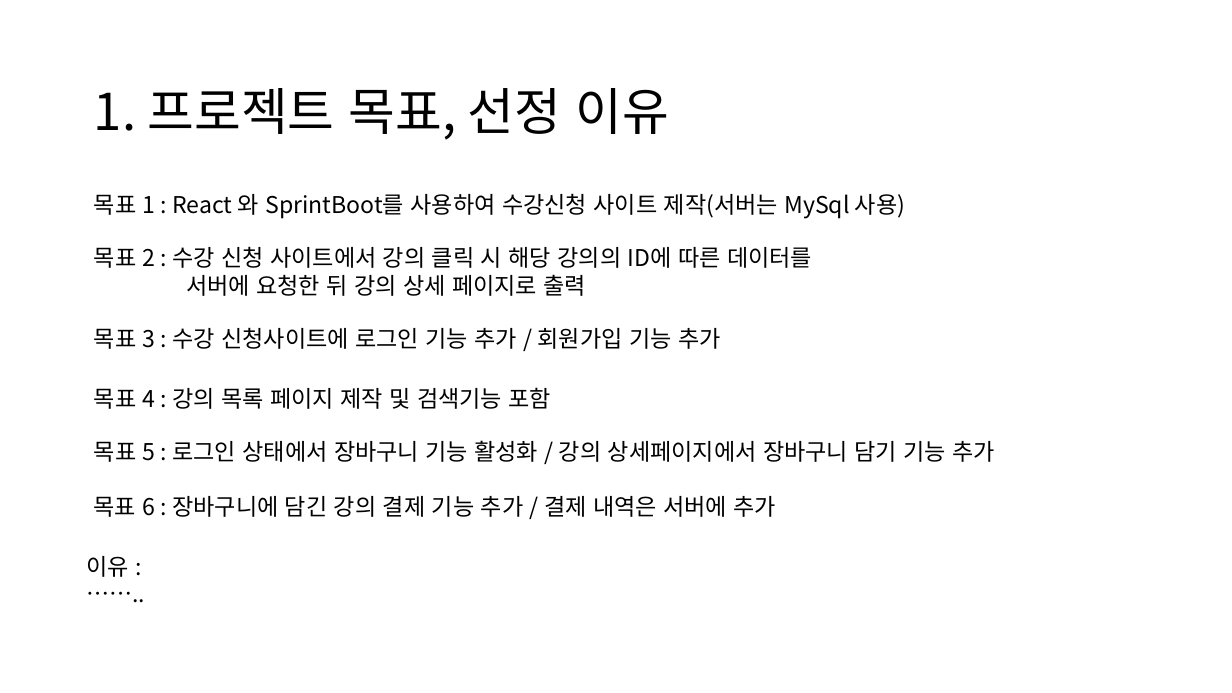
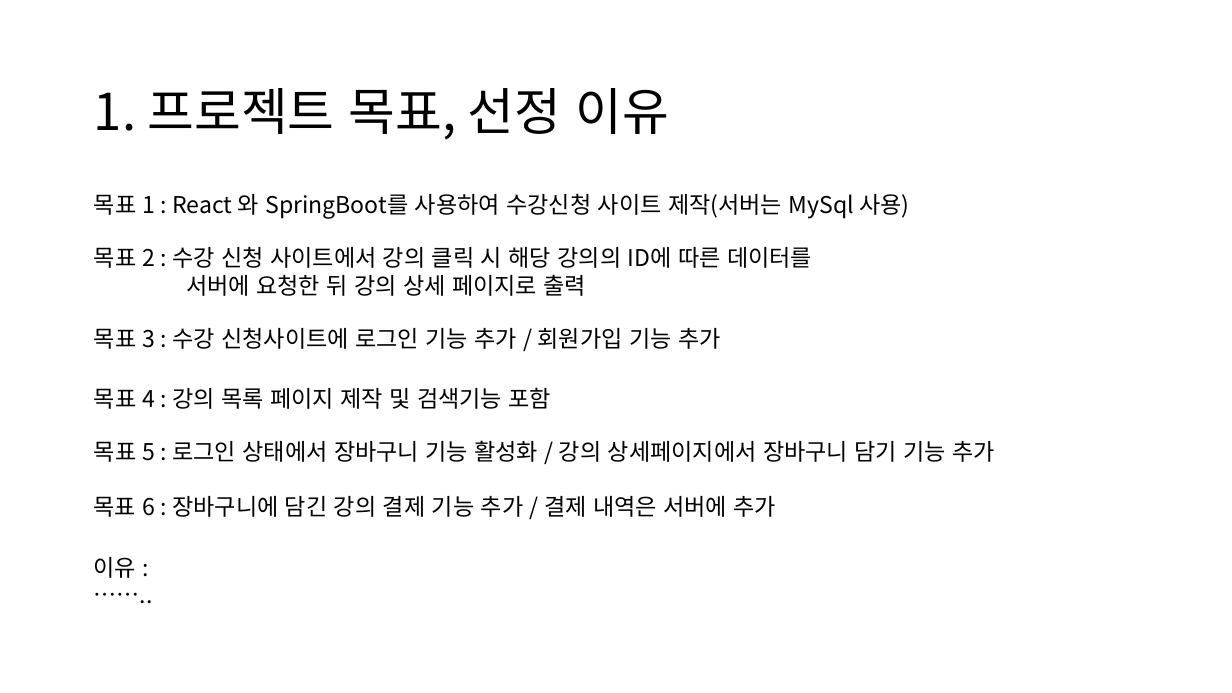
Before and after one commit to NALASAI/SelfIntroduction, a slide deck: slide 3 of 1조 project 포트폴리오(이력서용).pptx. Drawn at 1232x693 pixels with LibreOffice and Linux fonts; fonts in the diff are those of the drawing. Boxes give left, top, right and bottom in pixels: in the first picture for what was removed or moved away, otherwise in the second. Text is boxed around its words. In the diff, an @@ line names an element or a change of style, - is before the commit and + after.

```diff
--- a/1조 project 포트폴리오(이력서용).pptx
+++ b/1조 project 포트폴리오(이력서용).pptx
@@ text at bbox=[94, 193, 909, 219]: text changed @@
-목표 1 : React 와 SprintBoot를 사용하여 수강신청 사이트 제작(서버는 MySql 사용)
+목표 1 : React 와 SpringBoot를 사용하여 수강신청 사이트 제작(서버는 MySql 사용)
@@ text "이유 : ……..": place and size @@
-text "이유 : …….." at bbox=[86, 556, 129, 577]
+text "이유 : …….." at bbox=[94, 557, 137, 578]
```
Also in this commit, not shown: 4 other slides changed, 3 slides added, 1 slide removed, 4 other files.
